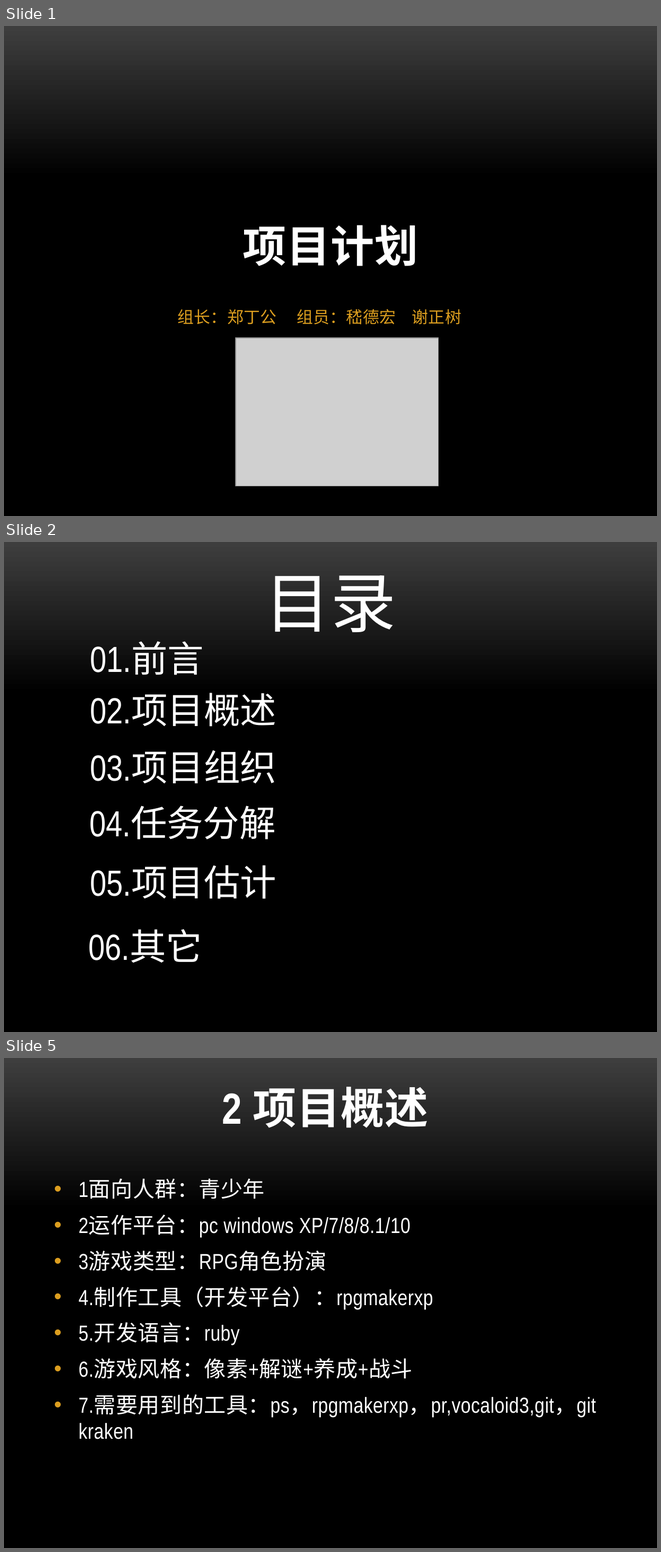
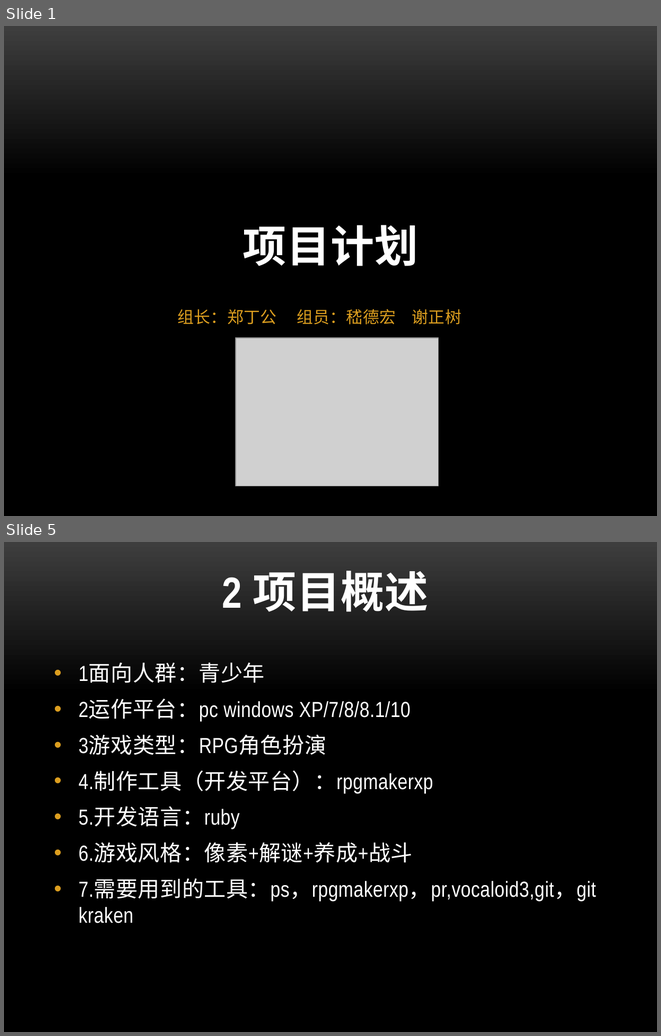
Before and after one commit to ZanebonoAlter/-, a slide deck: 项目计划.pptx. Shown one above the other, each under a label of ours: slides 1, 2 and 5 before the commit, slides 1 and 5 after it; the slides between them are not shown. The pictures are 661x1552 and 661x1036 pixels, drawn with LibreOffice and Linux fonts; fonts in the diff are those of the drawing; grey boxes stand for pictures; background and template pictures are left out. Boxes give left, top, right and bottom in pixels: in the first picture for what was removed or moved away, otherwise in the second. Text is boxed around its words. In the diff, an @@ line names an element or a change of style, - is before the commit and + after.

```diff
--- a/项目计划.pptx
+++ b/项目计划.pptx
@@ slide 2 removed at [4,542,657,1032], background picture (left out) @@
@@ title removed at [265,575,396,632] @@
-目录
@@ text removed at [90,642,204,675] @@
-01.前言
@@ text removed at [90,694,276,726] @@
-02.项目概述
@@ text removed at [90,751,276,784] @@
-03.项目组织
@@ text removed at [89,807,275,839] @@
-04.任务分解
@@ text removed at [90,866,276,899] @@
-05.项目估计
@@ text removed at [88,930,202,963] @@
-06.其它
```
Also in this commit, not shown: 12 slides changed, 4 slides added, 6 other files.
